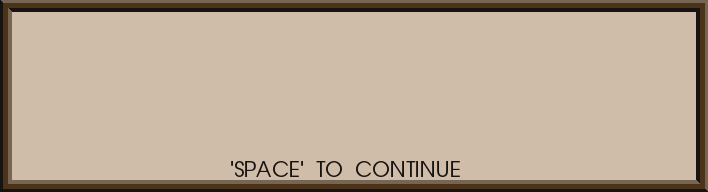
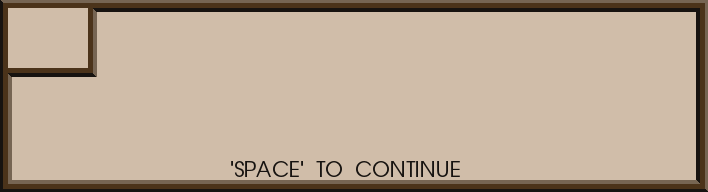
Layer changes from the first 708 x 192 image to the second:
painted on "dialogBox.png" over bbox(8, 8, 97, 77)
